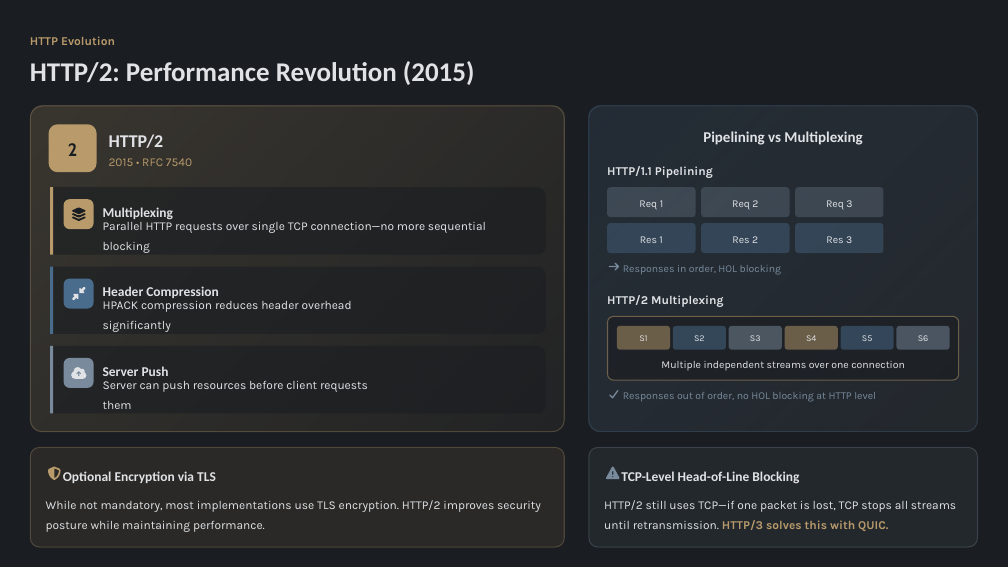
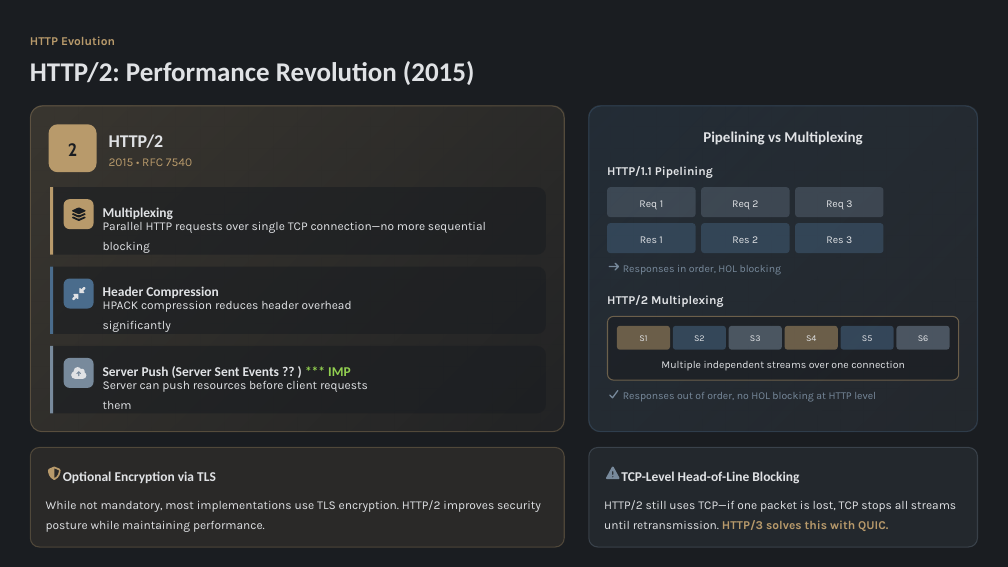
Before and after one commit to nabila-nuzhat/backend, a slide deck: slide 11 of network/sir-slides/3. HTTP Protocol_ From Fundamentals to Modern Evolution.pptx. Drawn at 1008x567 pixels with LibreOffice and Linux fonts; fonts in the diff are those of the drawing. Boxes give left, top, right and bottom in pixels: in the first picture for what was removed or moved away, otherwise in the second. Text is boxed around its words. In the diff, an @@ line names an element or a change of style, - is before the commit and + after.

```diff
--- a/network/sir-slides/3. HTTP Protocol_ From Fundamentals to Modern Evolution.pptx
+++ b/network/sir-slides/3. HTTP Protocol_ From Fundamentals to Modern Evolution.pptx
@@ text at [103, 366, 351, 378]: text changed @@
-Server Push
+Server Push (Server Sent Events ?? ) *** IMP
```
Also in this commit, not shown: 1 other slide changed, 9 other files.
